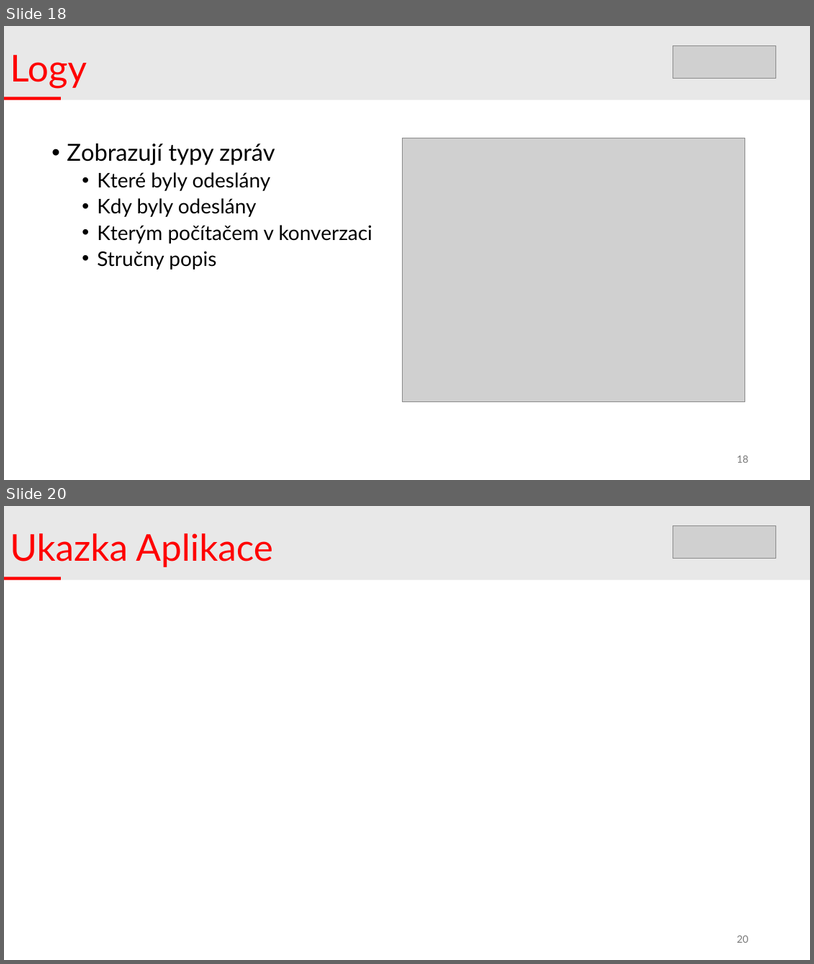
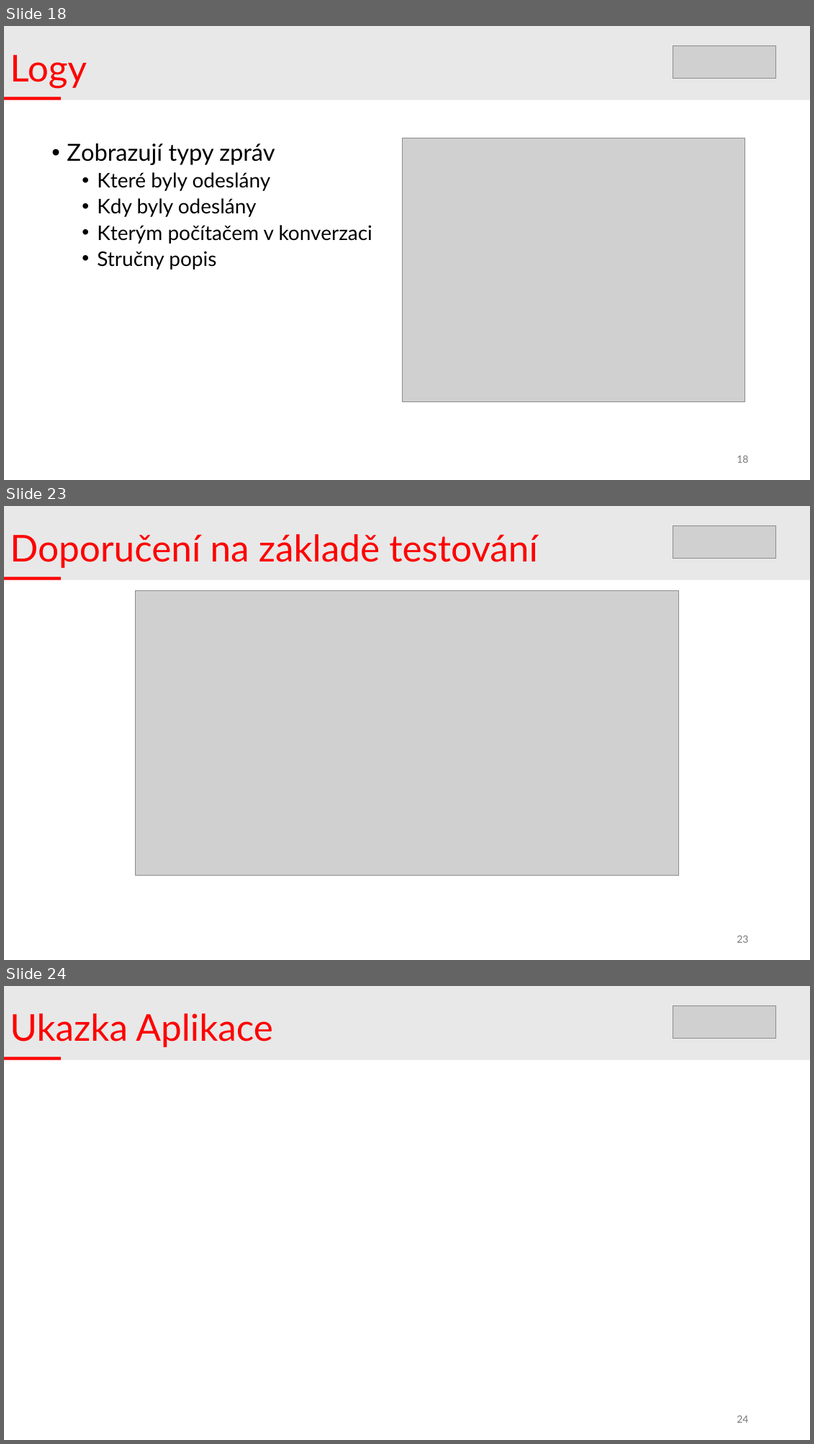
Before and after one commit to DivinityQQ/quantum-resistant-p2p, a slide deck: docs/p2ppost_prezentace.pptx. Shown one above the other, each under a label of ours: slides 18 and 20 before the commit, slides 18, 23 and 24 after it; the slides between them are not shown. The pictures are 814x964 and 814x1444 pixels, drawn with LibreOffice and Linux fonts; fonts in the diff are those of the drawing; grey boxes stand for pictures. Boxes give left, top, right and bottom in pixels: in the first picture for what was removed or moved away, otherwise in the second. Text is boxed around its words. In the diff, an @@ line names an element or a change of style, - is before the commit and + after.

```diff
--- a/docs/p2ppost_prezentace.pptx
+++ b/docs/p2ppost_prezentace.pptx
@@ slide 23 added at (4,506,810,960), background #FFFFFF @@
@@ rectangle added at (4,506,810,580), fill #E8E8E8 @@
@@ picture added at (673,526,776,559) @@
@@ title added at (10,534,538,568), 44 pt, text #FF0000 @@
+Doporučení na základě testování
@@ rectangle added at (4,577,61,580), fill #FF0000 @@
@@ picture added at (135,591,679,875) @@
@@ page number added at (737,935,748,942), 12 pt, text #797979 @@
+23
@@ what was slide 20 is now slide 24 @@
@@ page number at (737,1415,748,1422): text changed @@
-20
+24
```
Also in this commit, not shown: 1 slide changed, 4 other slides added.
